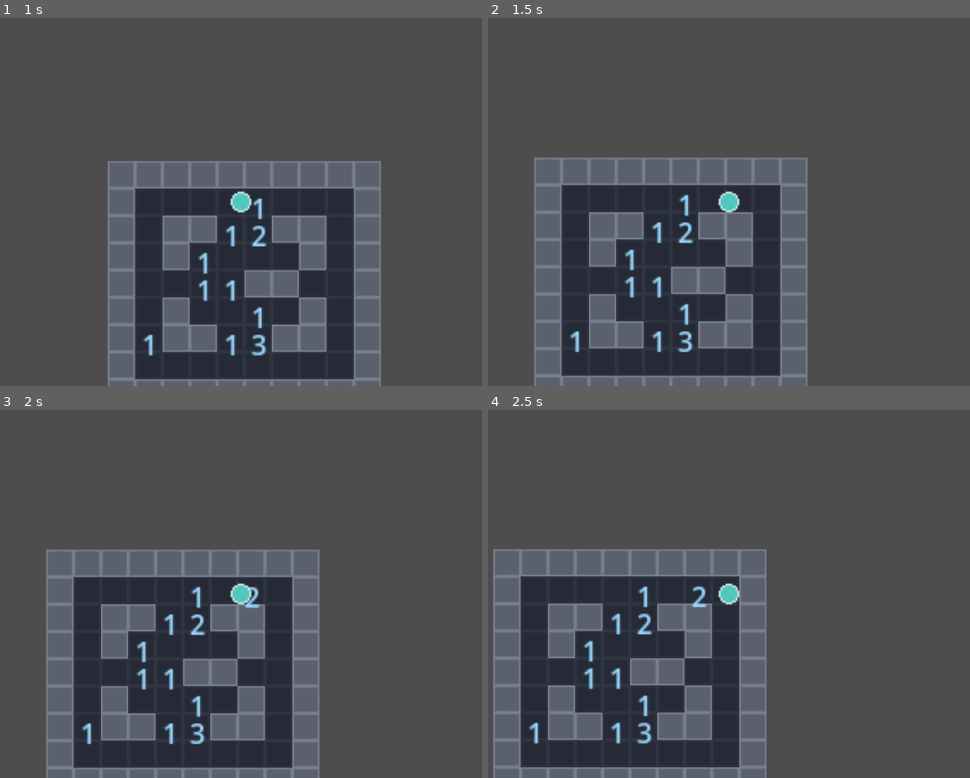
Above: before the commit, frames 1-4 (two rows, left to right).
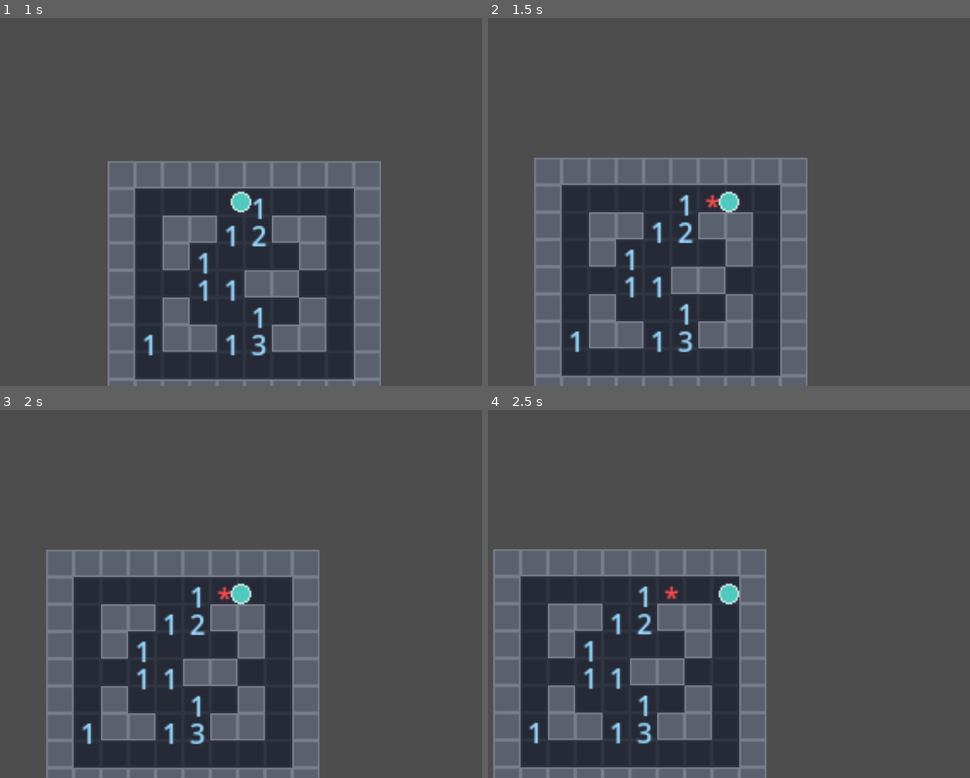
Above: after the commit, the same moments.

Repository: MayraSRS04/Darkfield
Game: Godot game, scene res://scenes/01_juego.tscn
Same seed, same stepped clock (60 frames per second), same inputs: the game is played once before the commit and once after it. This scene is started directly instead of the project's main scene.
Inputs:
- Up to frame 1 (1 s): tap Enter at 0.5 s; hold Right (ui_right) from 0.53 s (still down); tap Space at 0.77 s
- Up to frame 2 (1.5 s): release Right (ui_right) at 1.28 s; hold Down (ui_down) from 1.28 s (still down)
- Up to frame 3 (2 s): keep holding Down (ui_down); tap Space at 1.52 s
- Up to frame 4 (2.5 s): tap Space at 2 s; release Down (ui_down) at 2.03 s; hold Right (ui_right) from 2.03 s (still down)

Frame 1 is identical in both runs. In frame 2, less than 0.1% of the frame differs, in the area x 44-48%, y 47-52%; in frame 3, 0.2%; in frame 4, 0.2%, in the area x 36-46%, y 47-54%.
Error before the commit: Invalid call. Nonexistent function '_dentro' in base 'RefCounted (Mapa)'. (res://scenes/juego.gd:115)

Commit message:
fix jugador con movimiento

Diff:
--- a/scenes/juego.gd
+++ b/scenes/juego.gd
@@ -112,7 +112,7 @@
 	if muerto:
 		return
 	var c := _celda_del_jugador()
-	if not mapa._dentro(c.x, c.y):
+	if not mapa.dentro(c.x, c.y):
 		return
 	if tablero.celdas[c.x][c.y]["mina"]:
 		tablero.revelar(c.x, c.y)
--- a/scripts/logica/mapa.gd
+++ b/scripts/logica/mapa.gd
@@ -27,6 +27,8 @@
 		return false
 	return not paredes.has(Vector2i(fila, col))
 
+func dentro(fila: int, col: int) -> bool:
+	return fila >= 0 and fila < filas and col >= 0 and col < columnas
 
 func celdas_caminables() -> Array:
 	var resultado: Array = []
